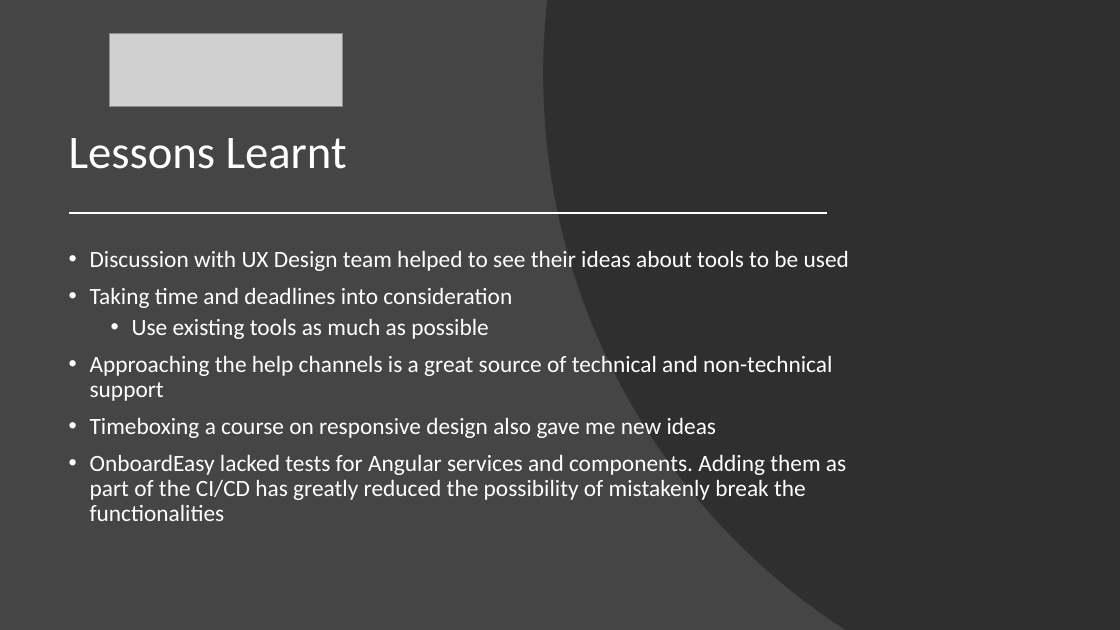
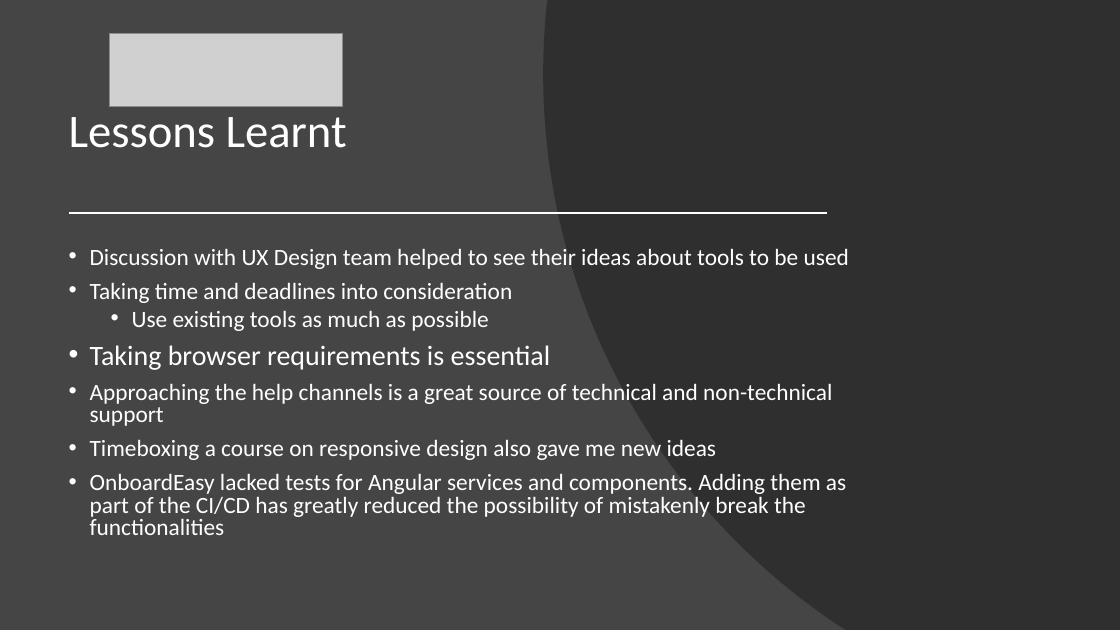
Before and after one commit to mehdikhaleghian/StudyNotes, a slide deck: slide 11 of OnboardEasy.pptx. Drawn at 1120x630 pixels with LibreOffice and Linux fonts; fonts in the diff are those of the drawing; grey boxes stand for pictures. Boxes give left, top, right and bottom in pixels: in the first picture for what was removed or moved away, otherwise in the second. Text is boxed around its words. In the diff, an @@ line names an element or a change of style, - is before the commit and + after.

```diff
--- a/OnboardEasy.pptx
+++ b/OnboardEasy.pptx
@@ title "Lessons Learnt": place and size @@
-title "Lessons Learnt" at [69,138,347,169]
+title "Lessons Learnt" at [69,117,347,148]
@@ text at [90,248,849,535]: line spacing 0.9 to 0.8 @@
@@ text at [90,345,551,370]: paragraph added @@
+• Taking browser requirements is essential
```
Also in this commit, not shown: 1 other slide changed, 3 slides added.
